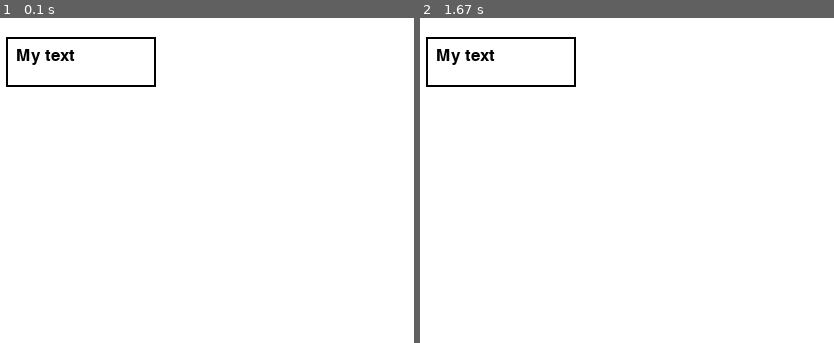
Above: before the commit, frames 1-2 (left to right).
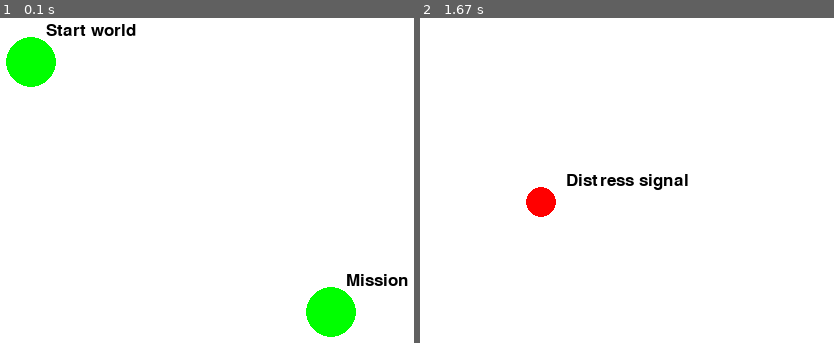
Above: after the commit, the same moments.

Repository: iancrosby/PyGame1
Game: pygame game, started from game.py
Same seed, same stepped clock (60 frames per second), same inputs: the game is played once before the commit and once after it.
Inputs (mouse positions are in pixels of both pictures, inside the frame that each line leads up to):
- Up to frame 1 (0.1 s): no input
- Up to frame 2 (1.67 s): click (751, 310) at 0.4 s; click (680, 271) at 0.72 s

The runs differ from the first frame. In frame 1, 4.3% of the frame differs, in the area x 1-99%, y 1-99%; in frame 2, 2.0%.

Commit message:
Drill-down into star system works

Diff:
--- a/custom_functions.py
+++ b/custom_functions.py
@@ -1,13 +1,15 @@
 import pygame
 from pygame.locals import *
 
-class box:
-    '''A clickable box'''
+black    = (   0,   0,   0)
+
+class star:
+    '''A clickable star'''
 
     def __init__(self, x=1, y=1, p=(0,0)):
 
         self.update_coordinates(x, y, p)
-        self.set_visible(True)
+        self.set_events([])
 
     def update_coordinates(self, x, y, p):
 
@@ -20,14 +22,67 @@
         #collision points set as top left position and bottom right position
         self.collision = (p, (p[0]+x, p[1]+y))
 
-    def set_visible(self, vis):
-        '''set whether the box is visible or not'''
+    def label(self, text):
+        '''Add a label to a box'''
 
-        if not isinstance(vis, bool):
+        font = pygame.font.Font(None, 25)
+        self.text = font.render(text,True,black)
+
+    def set_events(self, event_list):
+        '''Set the list of events within the star system. Each event is an event object.'''
+
+        self.event_list = event_list
+
+
+
+
+class d_event:
+    '''A clickable dialogue event'''
+
+    def __init__(self, x=1, y=1, p=(0,0)):
+
+        self.update_coordinates(x, y, p)
+
+    def update_coordinates(self, x, y, p):
+
+        #check that x, y, and p are the correct types
+        if not (isinstance(x, int) and isinstance(y, int) and isinstance(p, tuple)):
             raise TypeError
 
-        else:
-            self.visible = vis
+        #set new coordinates and collision points
+        self.coordinates = [p[0], p[1], x, y]
+        #collision points set as top left position and bottom right position
+        self.collision = (p, (p[0]+x, p[1]+y))
+
+    def label(self, text):
+        '''Add a label to a box'''
+
+        font = pygame.font.Font(None, 25)
+        self.text = font.render(text,True,black)
+
+    def set_dialogue(self):
+        '''Dialogue launched when event is clicked'''
+
+        d1d = "Man are we glad to see you boys! This is ESS Monaco. We crossed paths with some asshole pirates that stripped our ship and left us to die. We're at your mercy. Whoever you are, please help us!"
+        d2o = "Monaco this is the EDS Arkos. We stand ready to assist. Please advise what you need."
+        d3o = "This is EDS Arkos. We are operating under Earth Emergency Directive 05 and require your immediate cooperation in the defense of Earth. Standby to receive further instructions."
+        d4o = "Ignore their distress call."
+        d5d = "Thank god! We've been stripped of everything other than a hull and some basic life support and food. We were on our way to the mining facility on Eos. If you could tow us there we could make our way from there."
+        d6o = "We'll tow you home Monaco. Let's go."
+        d7d = "THANK GOD!! YES!! We won't forget this Arkos!"
+        d8o = "Sorry Monaco, that's too far out of our way. But here's some basic supplies. Good luck."
+        d9d = "Well fuck. Okay, thanks for the supplies I guess. If you find anyone that could help, please send them our way."
+        d10o = "Monaco, we can't go that far out of our way, but you're welcome to join our fleet for as long as it suits you."
+        d11d = "I guess we don't have a lot of options at this point. We'll take you up on that but... ugh, I guess that's it then."
+        d12d = "What... what are you talking about? We've got nothing but basic life support, what could we possible provide you? We're sitting ducks, please help us!"
+        d13o = "Monaco, you are conscripted to the Earth Defence Force, Arkos Fleet. Prepare to receive a military command contingent that will relieve your Captain and reassign personnel."
+        d14d = "You have GOT to be shitting me. All we have is worthless hunk of metal and a bunch of untrained civilians. I won't forget this. Monaco out."
+        d15d = "Hello? Mayday! Mayday! Help us!! Where are you going??"
+
+        dialogue = [d1d, [d2o, [d5d, [d6o, [d7d]],[d8o, [d9d]],[d10o, [d11d]]], [d3o, [d12d, [d13o, [d14d]]]], [d4o, [d15d]]]]
+        self.dialogue = dialogue
+
+
 
 def check_collision(p, co):
     '''Check if position p collides with object co'''
@@ -37,9 +92,11 @@
 
     return False
 
+
+
 if __name__ == "__main__":
     #some light testing
-    test_box = box(100, 100, (50,50))
+    test_box = star(100, 100, (50,50))
     test_position_true = (60, 60)
     test_position_false = (151, 151)
 
--- a/design.txt
+++ b/design.txt
@@ -1,19 +1,26 @@
 Design
 -Starmap view
--Solar view
+-Star view
 -Battle view
 -Fleet view
 -Dialogue view
 
 Classes
+-Game
+-Fleet
+-Stars
 -Events
--
+	-Dialogue events
+	-Battle events
+	-Can belong to star or be independent
 
 
 
 Implementation
 -Main loop iterates through sub-loops, 1 for each game screen
 
+
+
 Story 1
 -Distress call in next star system
 -Enter solar system, see distress call
--- /dev/null
+++ b/dialogue.py
@@ -0,0 +1 @@
+__author__ = 'iwcrosby'
--- a/game.py
+++ b/game.py
@@ -1,6 +1,7 @@
 import pygame
 from pygame.locals import *
 from custom_functions import *
+from local_star import *
 
 pygame.init()
 
@@ -16,9 +17,19 @@
 green    = (   0, 255,   0)
 red      = ( 255,   0,   0)
 
-box_list = []
-box1 = box(150, 50, (100, 50))
-box_list.append(box1)
+star_list = []
+home_planet = star(50, 50, (100, 50))
+mission = star(50, 50, (400, 300))
+home_planet.label("Start world")
+mission.label("Mission")
+
+distress = d_event(30, 30, (200, 200))
+distress.label("Distress signal")
+mission.set_events([distress])
+
+star_list.append(home_planet)
+star_list.append(mission)
+
 
 # -------- Main Program Loop -----------
 while done==False:
@@ -32,11 +43,14 @@
             done=True # Flag that we are done so we exit this loop
         if event.type == MOUSEBUTTONDOWN:
             if event.button == 1:
-                for object in box_list:
+                for object in star_list:
                     if check_collision(event.pos, object):
-                        print("click!")
+                        if len(object.event_list) > 0:
+                            local_star_loop(screen, object)
+                        else:
+                            print("click!")
 
-        # ALL EVENT PROCESSING SHOULD GO ABOVE THIS COMMENT
+    # ALL EVENT PROCESSING SHOULD GO ABOVE THIS COMMENT
 
 
 
@@ -50,20 +64,14 @@
     # ALL CODE TO DRAW SHOULD GO BELOW THIS COMMENT
     screen.fill(white)
 
-    font = pygame.font.Font(None, 25)
-    text = font.render("My text",True,black)
-
-    for object in box_list:
-        pygame.draw.rect(screen,black,object.coordinates,2)
+    for object in star_list:
+        pygame.draw.ellipse(screen, green, object.coordinates, 0)
         c = object.coordinates
-        screen.blit(text, [c[0]+10,c[1]+10])
+        screen.blit(object.text, [c[0]+40,c[1]-15])
 
     # ALL CODE TO DRAW SHOULD GO ABOVE THIS COMMENT
     pygame.display.flip()
 
 
-
-
-
     # Limit to 20 frames per second
     clock.tick(20)
--- /dev/null
+++ b/local_star.py
@@ -0,0 +1,49 @@
+import pygame
+from pygame.locals import *
+from custom_functions import *
+
+def local_star_loop(screen, star):
+
+    red      = ( 255,   0,   0)
+    white    = ( 255, 255, 255)
+    done = False
+    el = star.event_list
+
+
+# -------- Main Program Loop -----------
+    while done==False:
+        # ALL EVENT PROCESSING SHOULD GO BELOW THIS COMMENT
+
+        #Reset to basic state
+
+
+        for event in pygame.event.get(): # User did something
+            if event.type == QUIT: # If user clicked close
+                done=True # Flag that we are done so we exit this loop
+            if event.type == MOUSEBUTTONDOWN:
+                if event.button == 1:
+                    for object in el:
+                        if check_collision(event.pos, object):
+                            print("click!")
+
+        # ALL EVENT PROCESSING SHOULD GO ABOVE THIS COMMENT
+
+
+
+        # ALL GAME LOGIC SHOULD GO BELOW THIS COMMENT
+
+
+
+        # ALL GAME LOGIC SHOULD GO ABOVE THIS COMMENT
+
+
+        # ALL CODE TO DRAW SHOULD GO BELOW THIS COMMENT
+        screen.fill(white)
+
+        for object in el:
+            pygame.draw.ellipse(screen, red, object.coordinates, 0)
+            c = object.coordinates
+            screen.blit(object.text, [c[0]+40,c[1]-15])
+
+        # ALL CODE TO DRAW SHOULD GO ABOVE THIS COMMENT
+        pygame.display.flip()
Not shown, changed: custom_functions.pyc
Not shown, added: local_star.pyc
